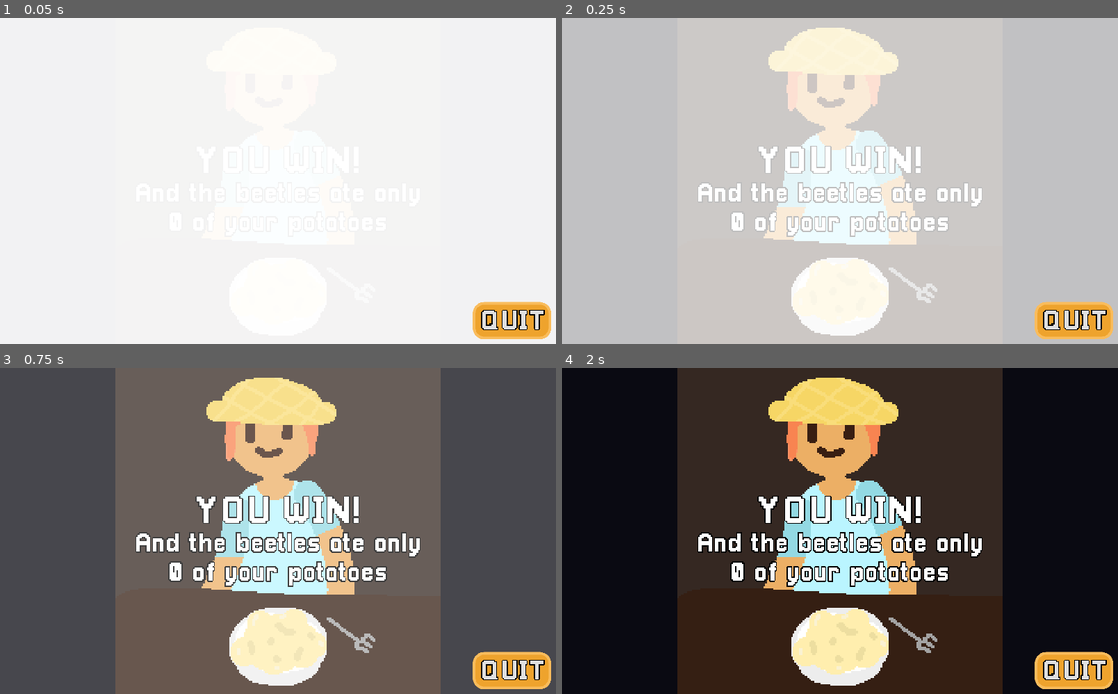
Above: before the commit, frames 1-4 (two rows, left to right).
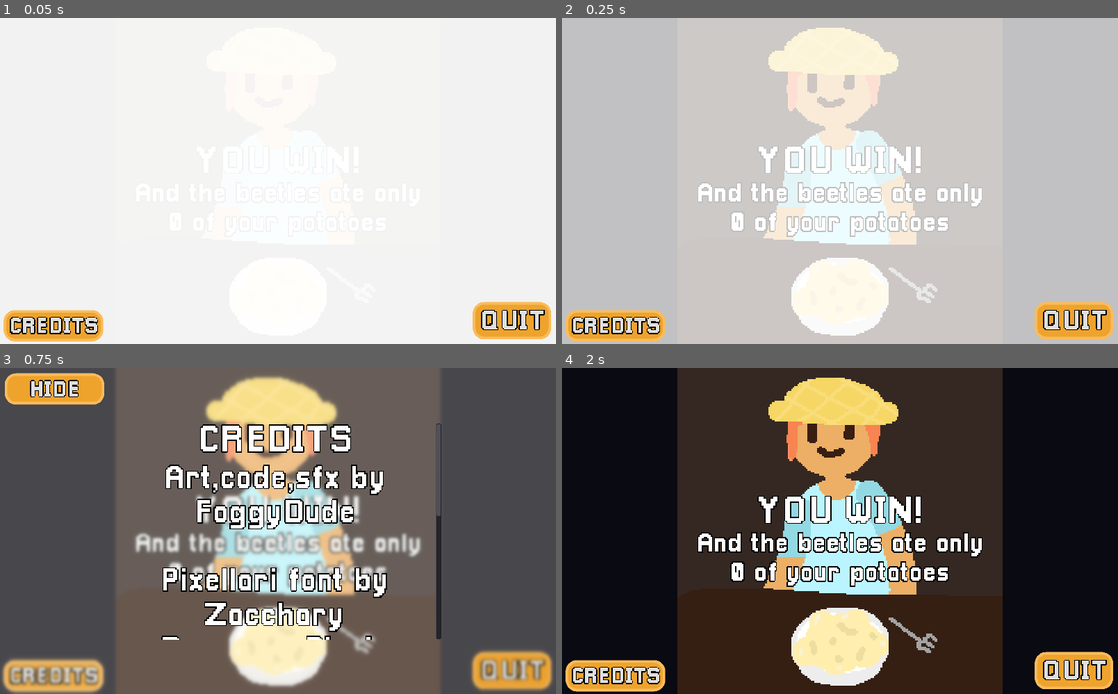
Above: after the commit, the same moments.

Repository: FoggyFella/Starchy-Defender
Game: Godot game, scene res://Scenes/WinScreen.tscn
The game is run twice, just before and just after one commit, with the same random seed, the same clock (stepped at 60 frames per second) and the same inputs. This scene is started directly instead of the project's main scene.
Inputs (mouse positions are in pixels of both pictures, inside the frame that each line leads up to):
- Up to frame 1 (0.05 s): no input
- Up to frame 2 (0.25 s): no input
- Up to frame 3 (0.75 s): click (55, 674) at 0.5 s, where only the run after the commit has a clickable "CREDITS"
- Up to frame 4 (2 s): click (617, 387) at 1.25 s, where only the run after the commit has a clickable "HIDE"

The runs differ from the first frame. In frame 1, 1.3% of the frame differs, in the area x 0-19%, y 89-100%; in frame 2, 1.7%; in frame 3, 19%, in the area x 0-100%, y 1-100%; in frame 4, 1.4%.

Commit message:
Updated the win screen

Diff:
--- a/Scenes/WinScreen.tscn
+++ b/Scenes/WinScreen.tscn
@@ -14,6 +14,13 @@
 
 func _on_Button_pressed():
 	get_tree().quit()
+
+
+func _on_Button2_pressed():
+	$Credits.show()
+
+func _on_Hide_pressed():
+	$Credits.hide()
 "
 
 [sub_resource type="DynamicFont" id=3]
@@ -89,6 +96,33 @@
 corner_radius_bottom_right = 20
 corner_radius_bottom_left = 20
 
+[sub_resource type="DynamicFont" id=9]
+size = 40
+outline_size = 2
+outline_color = Color( 0, 0, 0, 1 )
+extra_spacing_top = 7
+font_data = ExtResource( 2 )
+
+[sub_resource type="Shader" id=18]
+code = "shader_type canvas_item;
+
+uniform float lod: hint_range(0.0, 5) = 0.0;
+
+void fragment(){
+	vec4 color = texture(SCREEN_TEXTURE, SCREEN_UV, lod);
+	COLOR = color;
+}"
+
+[sub_resource type="ShaderMaterial" id=19]
+shader = SubResource( 18 )
+shader_param/lod = 1.238
+
+[sub_resource type="DynamicFont" id=20]
+size = 60
+outline_size = 2
+outline_color = Color( 0, 0, 0, 1 )
+font_data = ExtResource( 2 )
+
 [node name="WinScreen" type="Control"]
 anchor_right = 1.0
 anchor_bottom = 1.0
@@ -173,4 +207,91 @@
 custom_styles/normal = SubResource( 7 )
 text = "QUIT"
 
+[node name="Button2" type="Button" parent="."]
+anchor_top = 1.0
+anchor_bottom = 1.0
+margin_left = 7.0
+margin_top = -62.0
+margin_right = 190.0
+margin_bottom = -5.0
+custom_fonts/font = SubResource( 9 )
+custom_styles/hover = SubResource( 8 )
+custom_styles/pressed = SubResource( 8 )
+custom_styles/focus = SubResource( 8 )
+custom_styles/disabled = SubResource( 7 )
+custom_styles/normal = SubResource( 7 )
+text = "CREDITS"
+
+[node name="Credits" type="Control" parent="."]
+visible = false
+anchor_right = 1.0
+anchor_bottom = 1.0
+
+[node name="ColorRect3" type="ColorRect" parent="Credits"]
+pause_mode = 2
+modulate = Color( 1, 0.996078, 0.984314, 1 )
+material = SubResource( 19 )
+anchor_right = 1.0
+anchor_bottom = 1.0
+
+[node name="ScrollContainer" type="ScrollContainer" parent="Credits"]
+anchor_left = 0.5
+anchor_top = 0.5
+anchor_right = 0.5
+anchor_bottom = 0.5
+margin_left = -302.0
+margin_top = -199.5
+margin_right = 302.0
+margin_bottom = 199.5
+scroll_horizontal_enabled = false
+
+[node name="Credits" type="VBoxContainer" parent="Credits/ScrollContainer"]
+margin_right = 604.0
+margin_bottom = 954.0
+size_flags_horizontal = 3
+size_flags_vertical = 3
+
+[node name="Label5" type="Label" parent="Credits/ScrollContainer/Credits"]
+margin_right = 592.0
+margin_bottom = 71.0
+custom_fonts/font = SubResource( 3 )
+text = "CREDITS"
+align = 1
+valign = 1
+autowrap = true
+
+[node name="Label6" type="Label" parent="Credits/ScrollContainer/Credits"]
+margin_top = 75.0
+margin_right = 592.0
+margin_bottom = 954.0
+custom_fonts/font = SubResource( 20 )
+text = "Art,code,sfx by FoggyDude
+
+Pixellari font by Zacchary Dempsey-Plante
+Futurism font by Stefano Mazzari
+
+Software used:
+Audacity,jsfxr for sfx
+BandLab for music
+Aseprite for art
+Godot Game Engine"
+align = 1
+valign = 1
+autowrap = true
+
+[node name="Hide" type="Button" parent="Credits"]
+margin_left = 9.0
+margin_top = 10.0
+margin_right = 192.0
+margin_bottom = 67.0
+custom_fonts/font = SubResource( 9 )
+custom_styles/hover = SubResource( 8 )
+custom_styles/pressed = SubResource( 8 )
+custom_styles/focus = SubResource( 8 )
+custom_styles/disabled = SubResource( 7 )
+custom_styles/normal = SubResource( 7 )
+text = "HIDE"
+
 [connection signal="pressed" from="Button" to="." method="_on_Button_pressed"]
+[connection signal="pressed" from="Button2" to="." method="_on_Button2_pressed"]
+[connection signal="pressed" from="Credits/Hide" to="." method="_on_Hide_pressed"]
Not shown: 1 places in Scenes/WinScreen.tscn that only renumber resources
Not shown: 2 places in Scenes/World.tscn that only renumber resources
